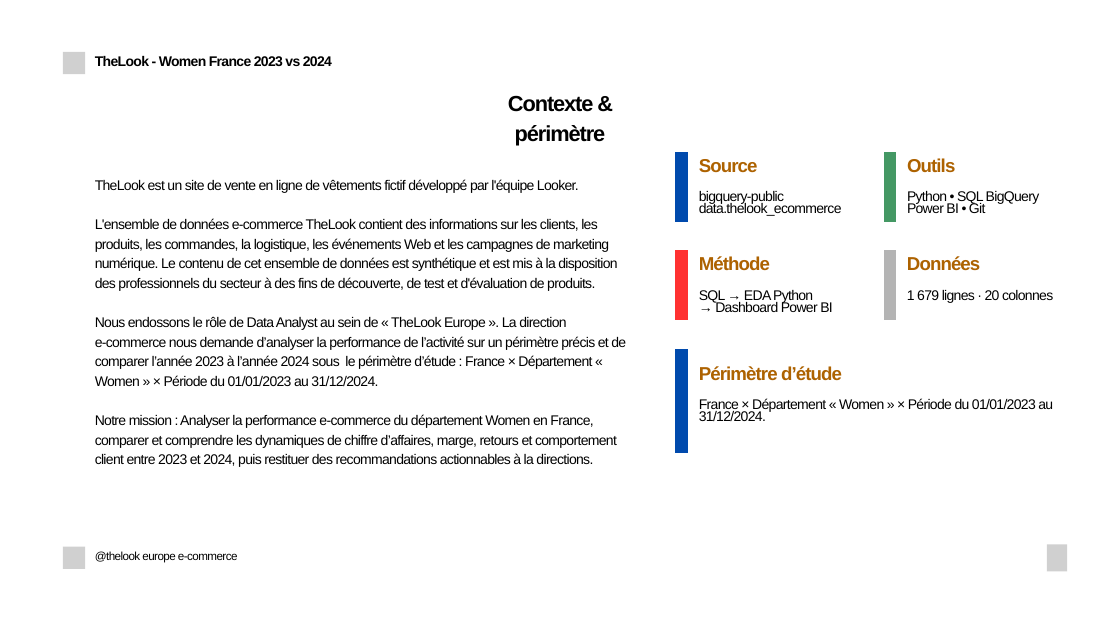
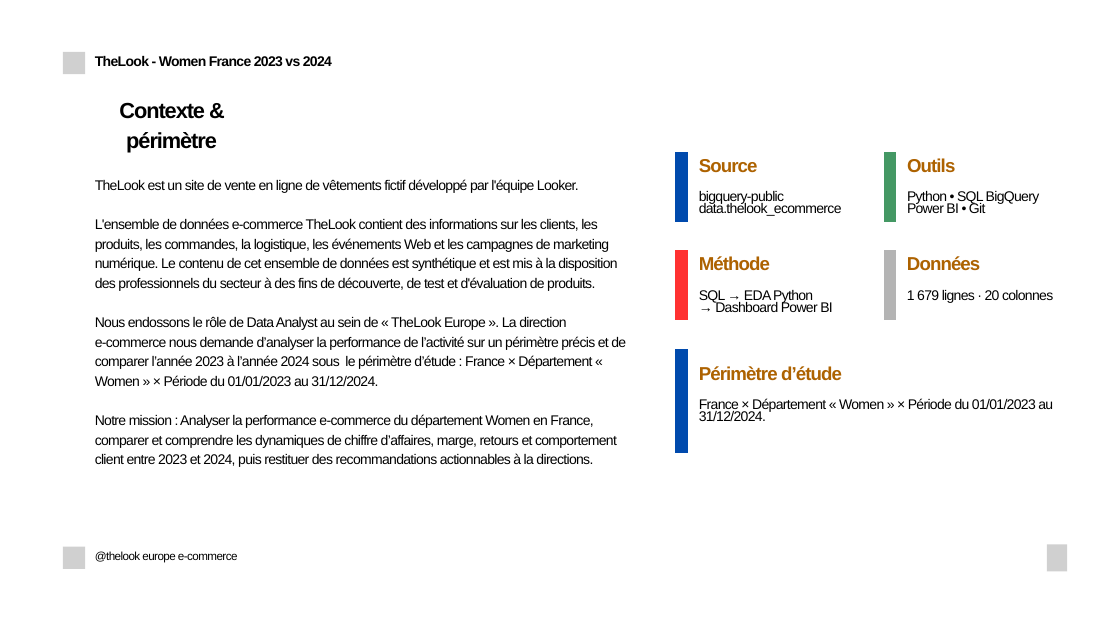
Before and after one commit to fko-data-sport/thelook-da-projet, a slide deck: slide 4 of slides/soutenance_20min.pptx. Drawn at 1120x630 pixels with LibreOffice and Linux fonts; fonts in the diff are those of the drawing; grey boxes stand for pictures. Boxes give left, top, right and bottom in pixels: in the first picture for what was removed or moved away, otherwise in the second. Text is boxed around its words. In the diff, an @@ line names an element or a change of style, - is before the commit and + after.

```diff
--- a/slides/soutenance_20min.pptx
+++ b/slides/soutenance_20min.pptx
@@ text "Contexte & périmètre": place and size @@
-text "Contexte & périmètre" at <box>508,95,606,146</box>
+text "Contexte & périmètre" at <box>119,102,217,153</box>
```
Also in this commit, not shown: 7 other slides changed.
